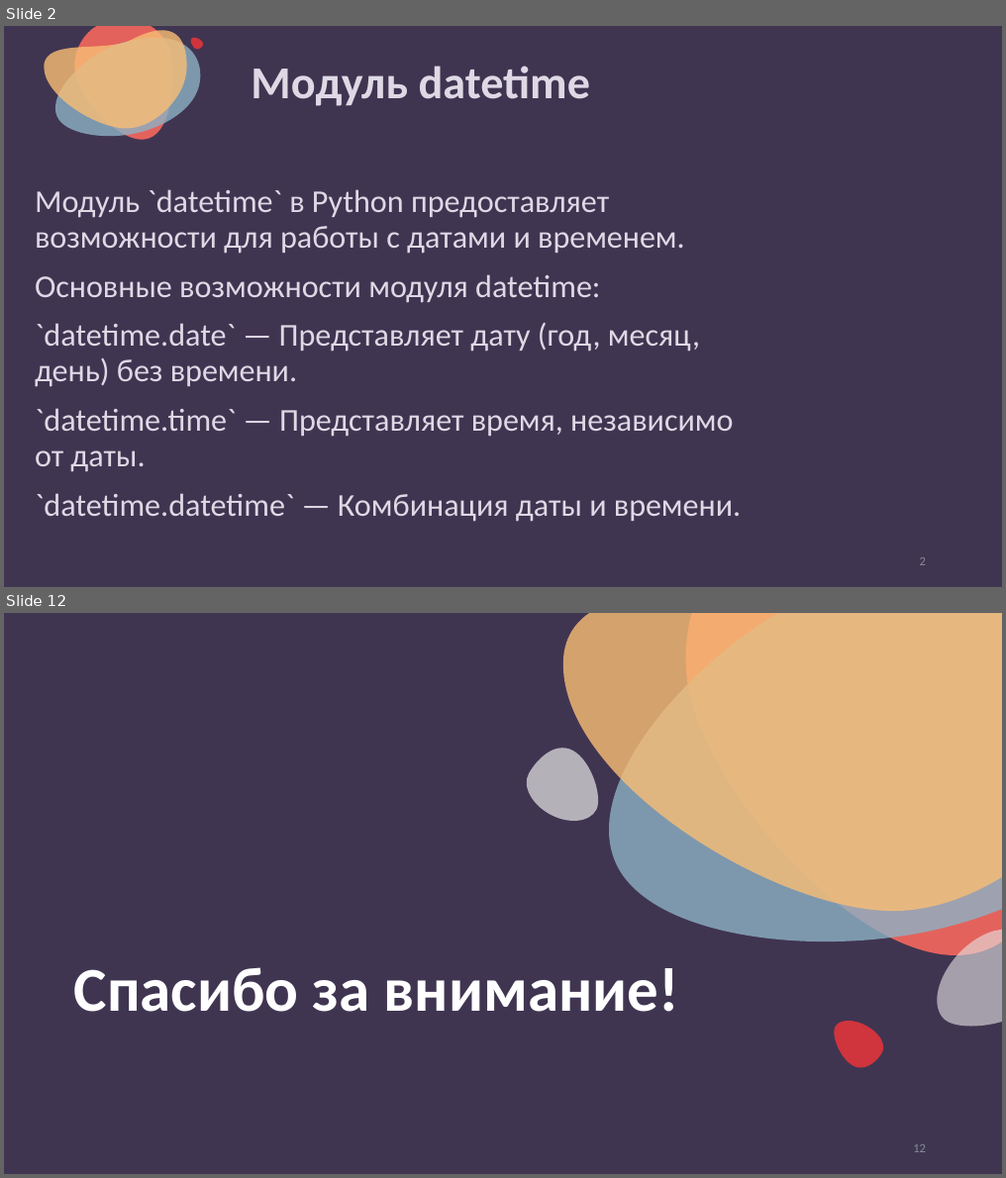
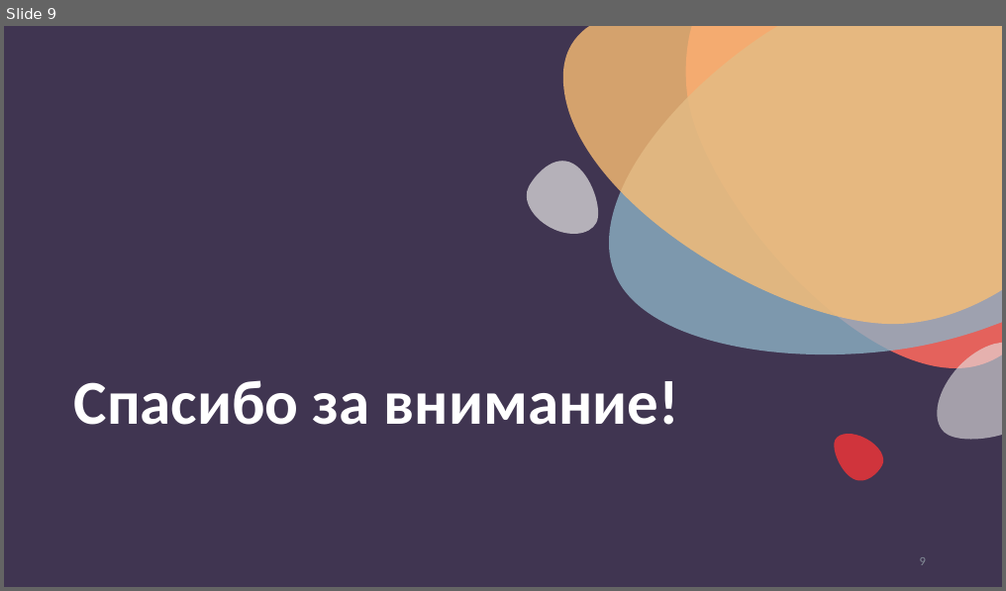
Before and after one commit to nesrv/python-for-odin.study, a slide deck: m4-1-Работа-с-датой-и-временем/Работа+с+датой+и+временем.pptx. Shown one above the other, each under a label of ours: slides 2 and 12 before the commit, slide 9 after it; the slides between them are not shown. The pictures are 1006x1178 and 1006x591 pixels, drawn with LibreOffice and Linux fonts; fonts in the diff are those of the drawing. Boxes give left, top, right and bottom in pixels: in the first picture for what was removed or moved away, otherwise in the second. Text is boxed around its words. In the diff, an @@ line names an element or a change of style, - is before the commit and + after.

Commit message:
m4-1-Работа-с-датой-и-временем ++

```diff
--- a/m4-1-Работа-с-датой-и-временем/Работа+с+датой+и+временем.pptx
+++ b/m4-1-Работа-с-датой-и-временем/Работа+с+датой+и+временем.pptx
@@ slide 2 removed at (x1=4, y1=26, x2=1002, y2=587), background #403551 @@
@@ freeform shape removed at (x1=44, y1=31, x2=187, y2=129) @@
@@ freeform shape removed at (x1=55, y1=37, x2=201, y2=136) @@
@@ freeform shape removed at (x1=74, y1=26, x2=172, y2=140) @@
@@ freeform shape removed at (x1=190, y1=37, x2=202, y2=49) @@
@@ title removed at (x1=251, y1=66, x2=590, y2=106) @@
-Модуль datetime
@@ freeform shape removed at (x1=76, y1=141, x2=94, y2=159) @@
@@ text removed at (x1=35, y1=189, x2=741, y2=522) @@
-Модуль `datetime` в Python предоставляет возможности для работы с датами и временем.
-Основные возможности модуля datetime:
-`datetime.date` — Представляет дату (год, месяц, день) без времени.
-`datetime.time` — Представляет время, независимо от даты.
-`datetime.datetime` — Комбинация даты и времени.
@@ page number removed at (x1=920, y1=558, x2=926, y2=566) @@
-2
@@ what was slide 12 is now slide 9 @@
@@ page number at (x1=920, y1=558, x2=926, y2=566): text changed @@
-12
+9
```
Also in this commit, not shown: 1 slide changed, 7 slides added, 9 other slides removed, 23 other files.
